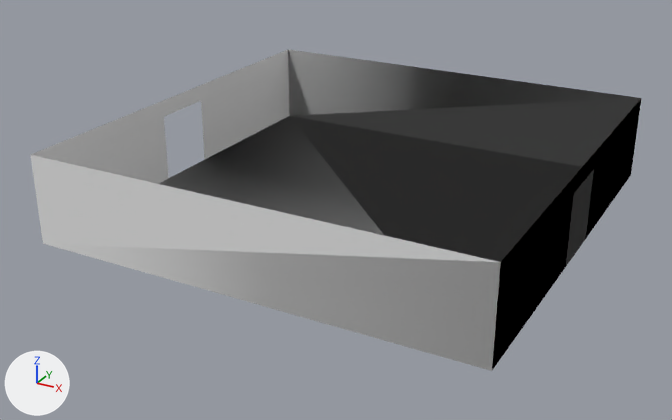
Two versions of the OBJ model assets/rooms/room_9.obj, one commit apart.
The view is the same before and after, from a camera (50 mm lens) standing at (0.901, -1.761, 0.857) and looking at (-0.032, -0.063, 0.009). Lighting does not change. The marker at lower left points along +X, +Y and +Z. The first picture is the older version. Where no turn or scale is listed for an object, it has been applied to the vertices. Vertices at exactly the same position are counted once.

Names of what the first picture shows: 'room_9'.
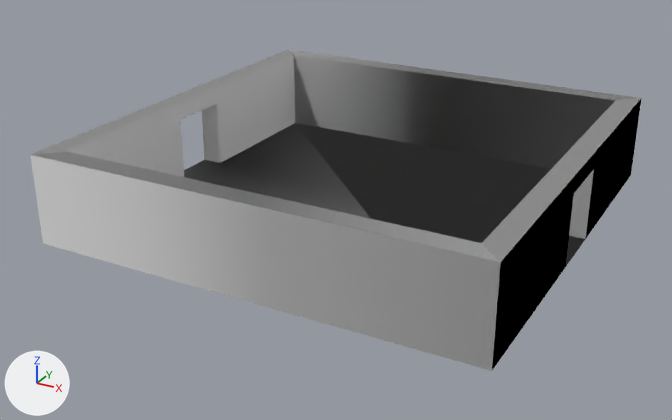
Patch to the scene script:
```diff
--- a/assets/rooms/room_9.obj.py
+++ b/assets/rooms/room_9.obj.py
@@ mat_exterior @@
+mat_exterior = principled_material('exterior')
+mat_exterior.base_color = (0.8, 0.8, 0.8)  # white #e7e7e7
+mat_exterior.roughness = 1.0
@@ me_room_9 @@
 # used by ob_room_9; location = (0.0, 0.0, 0.0)
-me_room_9.from_pydata(...)  # 20 vertices, 18 faces; spans x -0.5..0.5, y -0.5..0.5, z 0.0..0.2
+me_room_9.from_pydata(...)  # 40 vertices, 54 faces; spans x -0.5..0.5, y -0.5..0.5, z 0.0..0.2
+# me_room_9 part 1
+# 20 vertices are added at x -0.45..0.45, y -0.45..0.45, z 0.0..0.2
+# 28 new faces join them, mat_interior (white #e7e7e7)
+# 8 new faces join them, mat_exterior (white #e7e7e7)
 me_room_9.materials.append(mat_floor)
 me_room_9.materials.append(mat_interior)
+me_room_9.materials.append(mat_exterior)  # white #e7e7e7
```

Changed parts and their boxes (x1, y1, x2, y2) in the pictures (672 x 420 px):
part 1 of me_room_9, added: after (31, 49, 641, 262)
